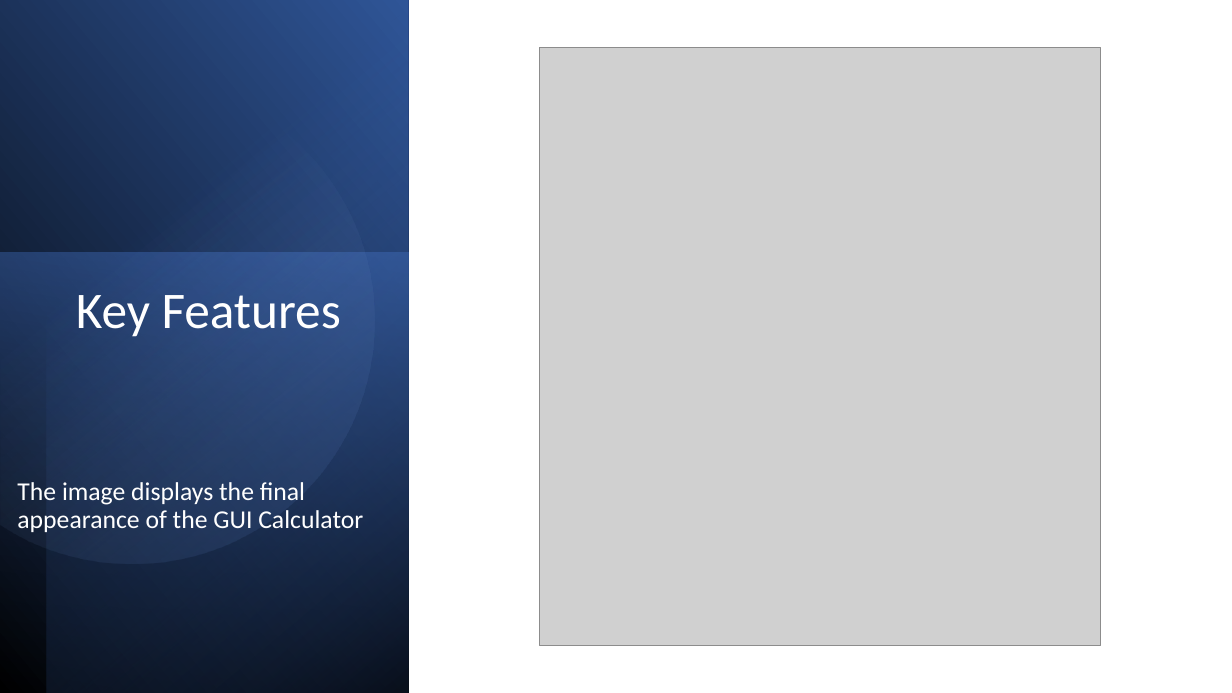
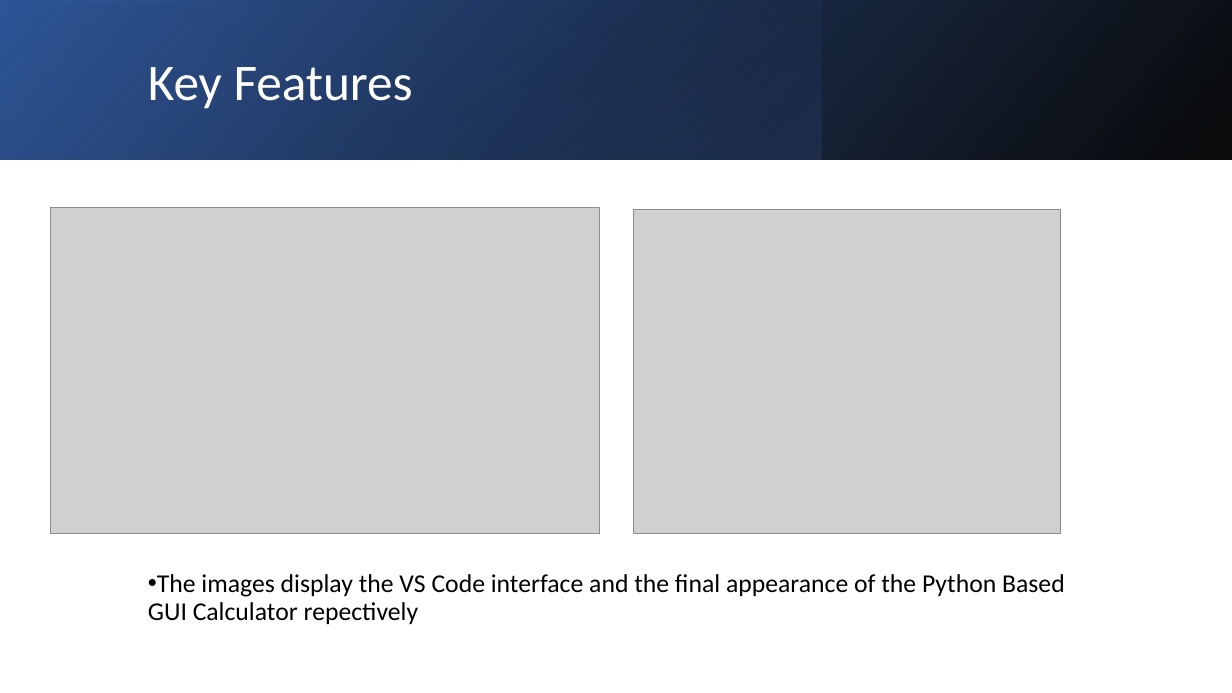
Before and after one commit to Gmahajan189/Project1, a slide deck: slide 8 of Project 1.pptx. Drawn at 1232x693 pixels with LibreOffice and Linux fonts; fonts in the diff are those of the drawing; grey boxes stand for pictures. Boxes give left, top, right and bottom in pixels: in the first picture for what was removed or moved away, otherwise in the second. Text is boxed around its words. In the diff, an @@ line names an element or a change of style, - is before the commit and + after.

```diff
--- a/Project 1.pptx
+++ b/Project 1.pptx
@@ rectangle removed at (0, 0, 409, 693) @@
@@ rectangle added at (0, 0, 1232, 159), fill gradient #000000 to #2F5597 @@
@@ rectangle added at (0, 0, 1232, 159), fill gradient #4472C4 to #000000 @@
@@ rectangle removed at (46, 0, 409, 693) @@
@@ rectangle added at (387, 0, 823, 159), fill gradient #4472C4 to #203864 @@
@@ freeform shape removed at (0, 48, 419, 607) @@
@@ title "Key Features": place and size @@
-title "Key Features" at (76, 295, 341, 337)
+title "Key Features" at (148, 67, 413, 109)
@@ title "Key Features" at (148, 67, 413, 109): vertical alignment top to middle @@
@@ picture added at (50, 207, 600, 534) @@
@@ picture: place and size @@
-picture at (540, 47, 1101, 646)
+picture at (633, 210, 1060, 534)
@@ rectangle removed at (0, 253, 409, 693) @@
@@ text "The images display the VS ..." at (148, 574, 1065, 624): vertical alignment bottom to top @@
@@ text at (148, 574, 1065, 624): text changed; text colour #FFFFFF to #000000 @@
-The image displays the final appearance of the GUI Calculator
+• The images display the VS Code interface and the final appearance of the Python Based GUI Calculator repectively
```
Also in this commit, not shown: 3 other slides changed.
